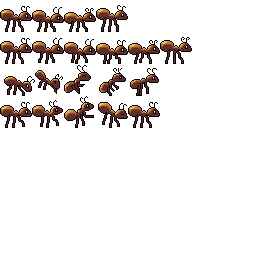
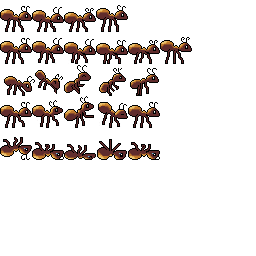
Comparing the layer stacks of the two 256 × 256 images. Changes:
added group "FALL" with 5 layers above "IDLE" over [0, 137, 160, 160]
added layer "01" in group "FALL" over [0, 137, 32, 160]
added layer "02" in group "FALL" over [32, 142, 64, 160]
added layer "03" in group "FALL" over [64, 144, 96, 160]
added layer "04" in group "FALL" over [97, 139, 128, 160]
added layer "05" in group "FALL" over [128, 142, 160, 160]
